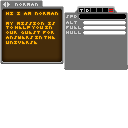
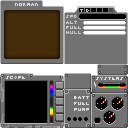
Two versions of the same layered image (128px x 128px). Layer-by-layer changes:
added layer "PUMP" above "FUEL" over [74, 108, 89, 111]
added layer "FUEL" (1st of 2) above "VOLT" over [74, 102, 89, 105]
added layer "BATT" above "SYSTEMS" over [74, 96, 89, 99]
added layer "SYSTEMS" above "SCOPE" over [96, 77, 123, 80]
added layer "SCOPE" above "NORMAN" over [6, 76, 25, 79]
hid "HI I AM NORMAN MY MISSION IS TO HELP YOU IN OUR QU" over [6, 12, 58, 44]
painted on "Layer 6 copy" over [2, 9, 62, 62]
renamed "Layer 1" to "Layer 6 copy 2", moved it above "Layer 6", painted on it over [2, 2, 62, 63]
hid "Layer 6" over [2, 9, 62, 62]
"Layer 10": opacity 63% → 100%, painted on it over [2, 2, 62, 63]
painted on "Layer 15" over [64, 64, 128, 70]
added layer "Layer 17" above "hud" over [4, 80, 48, 124]
added layer "Layer 23 copy" (73%) above "Layer 23" over [66, 66, 126, 126]
added layer "Layer 23" above "Layer 24" over [2, 75, 62, 127]
added layer "Layer 21" above "Layer 22" over [55, 81, 64, 122]
added layer "Layer 22" (screen, 77%) above "Layer 19 copy 2" over [0, 73, 64, 128]
added layer "Layer 19 copy 4" (color dodge) above "Layer 19 copy 3" over [50, 81, 53, 123]
added layer "Layer 19 copy 3" above "Layer 19" over [50, 81, 53, 123]
added layer "Layer 20" above "Layer 27" over [49, 80, 54, 124]
added layer "Layer 29" above "Layer 30 copy 2" over [94, 117, 101, 124]
added layer "Layer 25 copy 2" above "Layer 26 copy 3" over [95, 96, 124, 125]
added layer "Layer 28" above "Layer 1 copy 2" over [94, 82, 126, 88]
added layer "Layer 1 copy 2" above "Layer 1 copy" over [64, 64, 128, 128]
added layer "Layer 1 copy" above "Color Fill 1" over [0, 73, 64, 128]
…and 5 more changes (4 added, 1 visibility)
